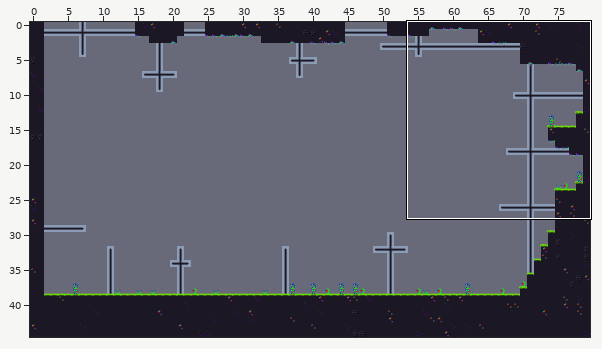
An edit to a level. LDtk project, scenes/levels/levels.ldtk. Above: a wide view before the commit, with the close-up outlined.
Close-up. As it was:
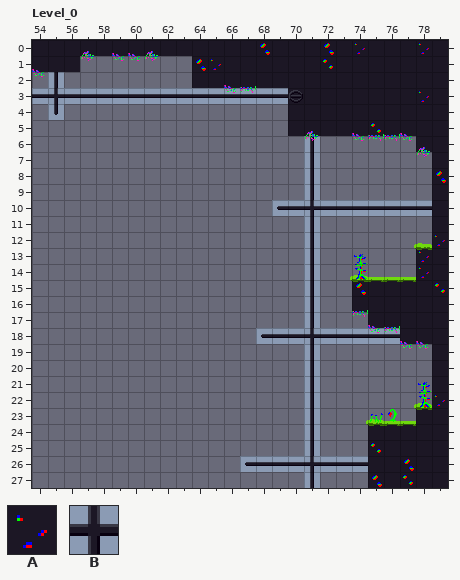
Cells are 16x16 px. Shown: Level_0 x 54..79, y 0..27. The commit also changed other parts of the map, which this record leaves out.
Key: from "Ground": A 1 "Ground", B 2 "poles".
_ is an empty cell.
Layers that did not change in this view are not listed.
Layer "Ground" before, first column x 54:
 0 AAAAAAAAAAAAAAAAAAAAAAAAAA
 1 AAA_______AAAAAAAAAAAAAAAA
 2 _B________AAAAAAAAAAAAAAAA
 3 BBBBBBBBBBBBBBBBAAAAAAAAAA
 4 _B______________AAAAAAAAAA
 5 ________________AAAAAAAAAA
 6 _________________B______AA
 7 _________________B_______A
 8 _________________B_______A
 9 _________________B_______A
10 _______________BBBBBBBBBBA
11 _________________B_______A
12 _________________B_______A
13 _________________B______AA
14 _________________B______AA
15 _________________B__AAAAAA
16 _________________B__AAAAAA
17 _________________B___AAAAA
18 ______________BBBBBBBBBAAA
19 _________________B_______A
20 _________________B_______A
21 _________________B_______A
22 _________________B_______A
23 _________________B______AA
24 _________________B___AAAAA
25 _________________B___AAAAA
26 _____________BBBBBBBBAAAAA
27 _________________B___AAAAA
The result:
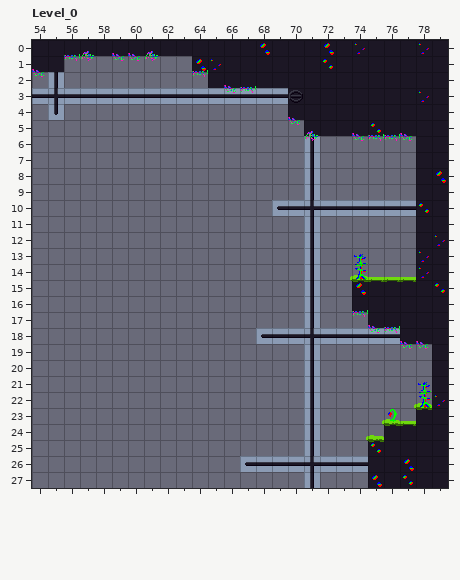
The exact change:
Layer "Ground":
y 1: x 56 A -> _
y 2: x 64 A -> _
y 5: x 70 A -> _
y 7..9: x 78 _ -> A
y 10: x 78 B -> A
y 11..12: x 78 _ -> A
y 24: x 75 A -> _
